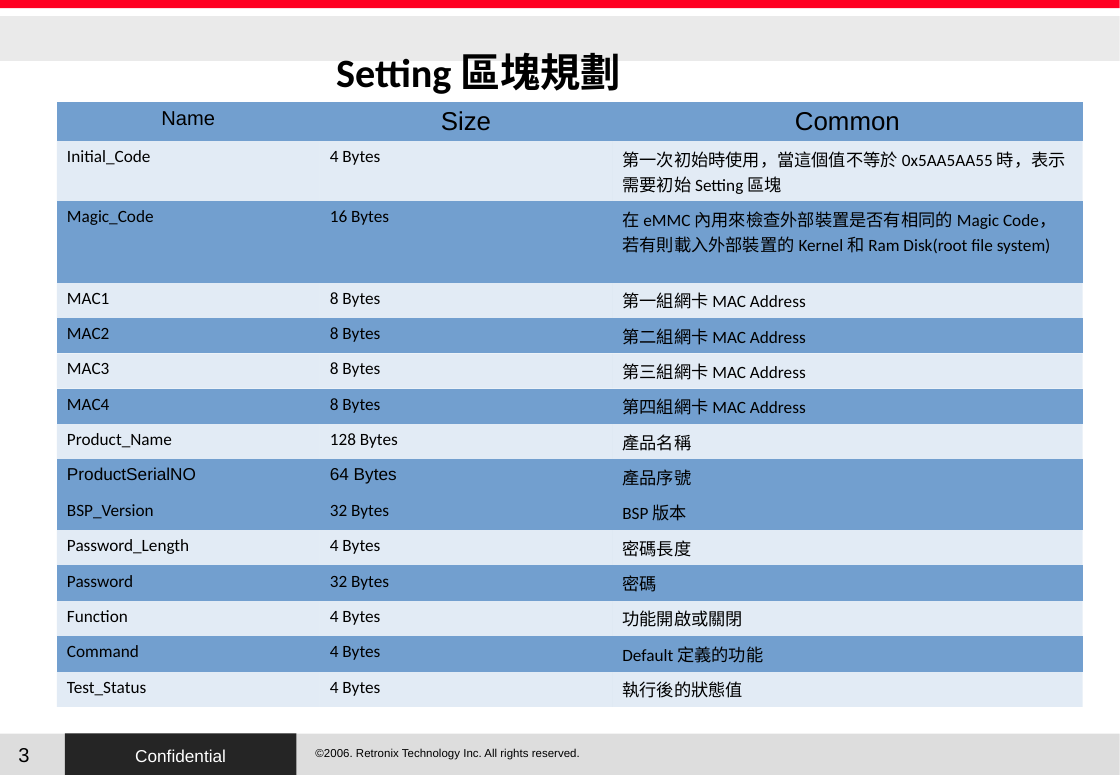
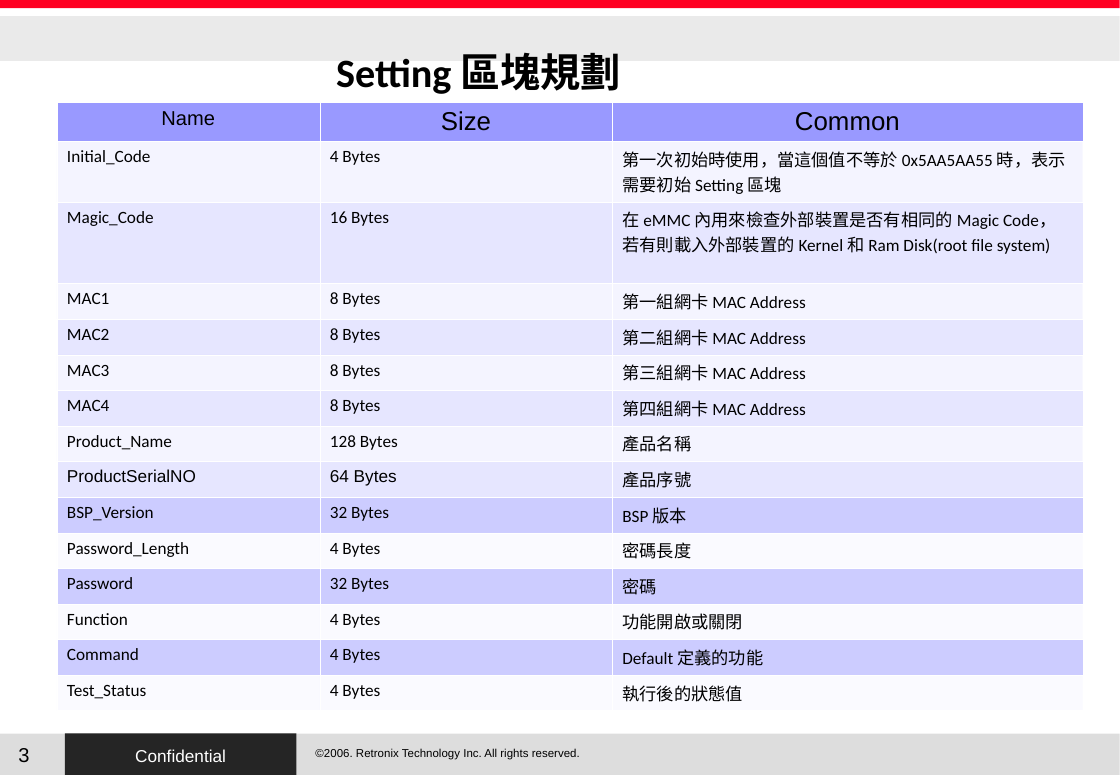
Before and after one commit to RetronixTechInc/u-boot-rtx, a slide deck: slide 3 of RTX/uboot.odp. Drawn at 1120x775 pixels with LibreOffice and Linux fonts; fonts in the diff are those of the drawing; background and template pictures are left out. Boxes give left, top, right and bottom in pixels: in the first picture for what was removed or moved away, otherwise in the second. Text is boxed around its words. In the diff, an @@ line names an element or a change of style, - is before the commit and + after.

```diff
--- a/RTX/uboot.odp
+++ b/RTX/uboot.odp
@@ table at [57,101,1083,706] @@
@@ fill #729FCF to #9999FF in row 1 @@
@@ fill #729FCF at 20% opacity to #CCCCFF at 20% opacity in 12 cells @@
@@ fill #729FCF to #E6E6FF in 12 cells @@
@@ fill #729FCF to #CCCCFF in 9 cells @@
@@ fill #729FCF at 20% opacity to #E6E6FF at 20% opacity in 9 cells @@
@@ borders changed @@
```
Also in this commit, not shown: 2 other slides changed, 22 other files.
